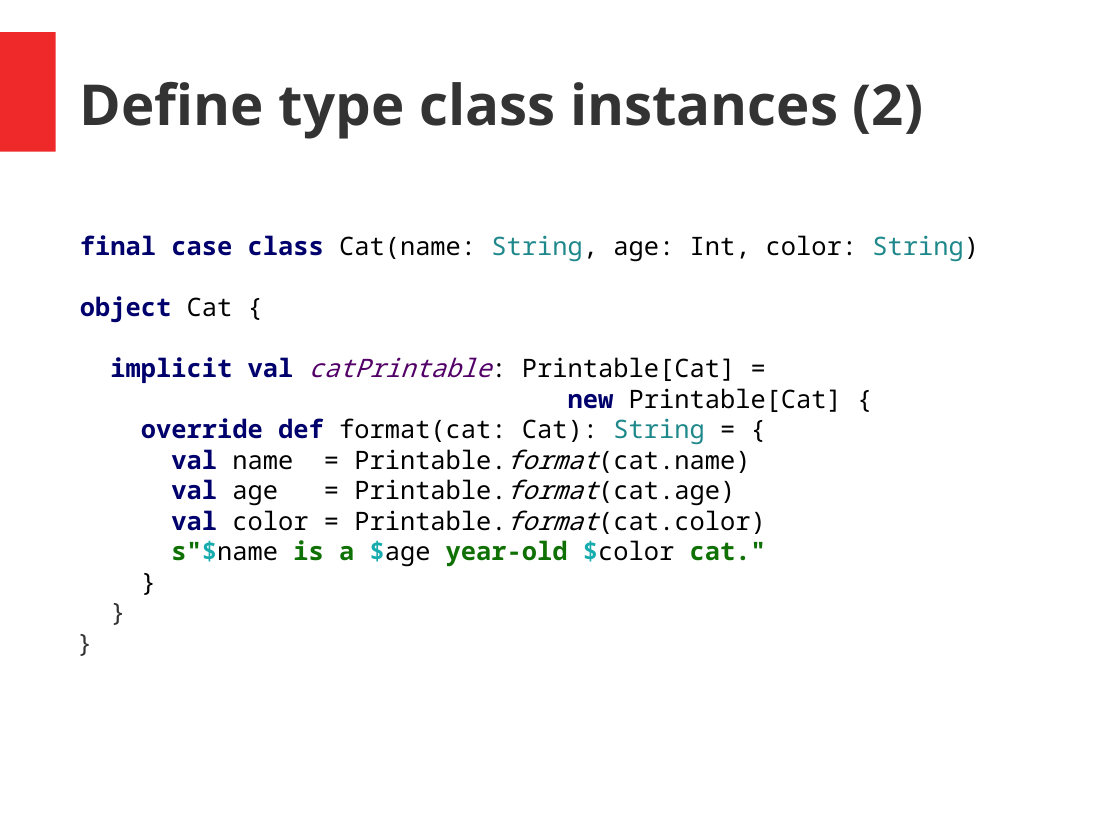
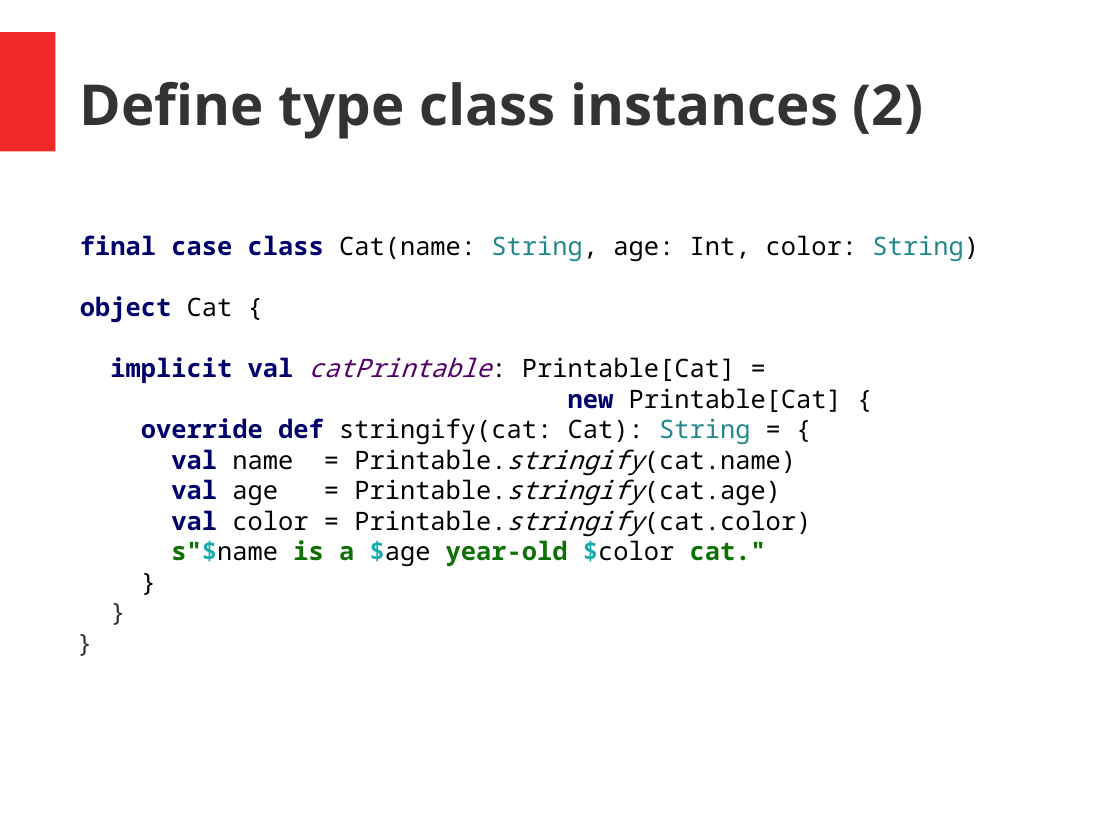
Before and after one commit to hermannhueck/typeclasses, a slide deck: slide 14 of Slides/TypeClasses.pptx. Drawn at 1120x840 pixels with LibreOffice and Linux fonts; fonts in the diff are those of the drawing. Boxes give left, top, right and bottom in pixels: in the first picture for what was removed or moved away, otherwise in the second. Text is boxed around its words. In the diff, an @@ line names an element or a change of style, - is before the commit and + after.

```diff
--- a/Slides/TypeClasses.pptx
+++ b/Slides/TypeClasses.pptx
@@ text at bbox=[141, 418, 812, 537]: text changed @@
-override def format(cat: Cat): String = {
-val name = Printable.format(cat.name)
-val age = Printable.format(cat.age)
-val color = Printable.format(cat.color)
+override def stringify(cat: Cat): String = {
+val name = Printable.stringify(cat.name)
+val age = Printable.stringify(cat.age)
+val color = Printable.stringify(cat.color)
```
Also in this commit, not shown: 19 other slides changed, 8 slides added, 1 other file.
